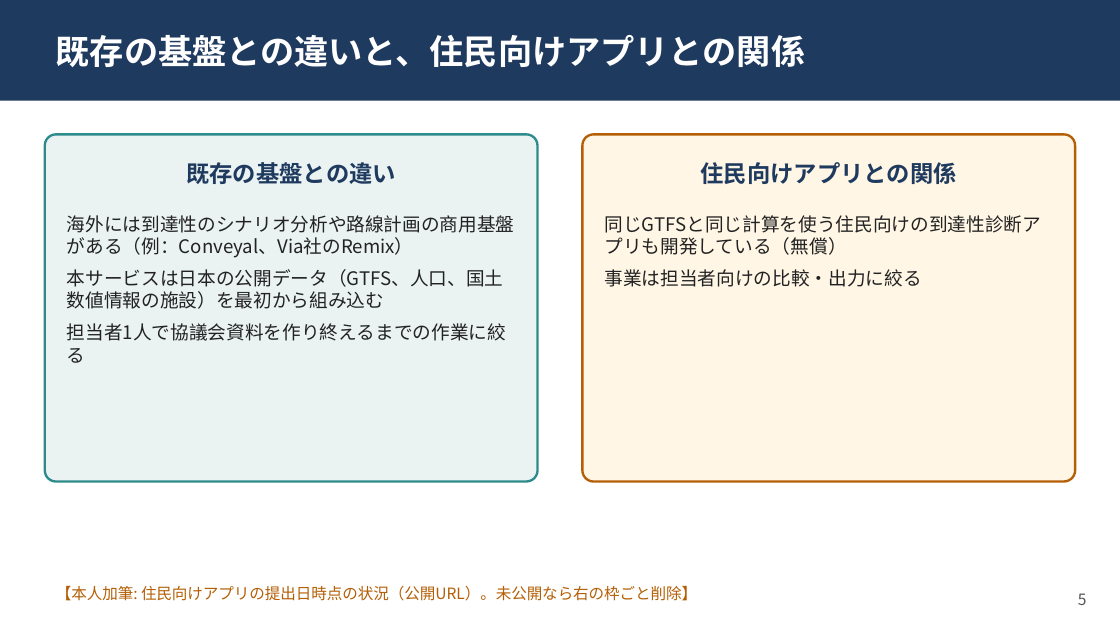
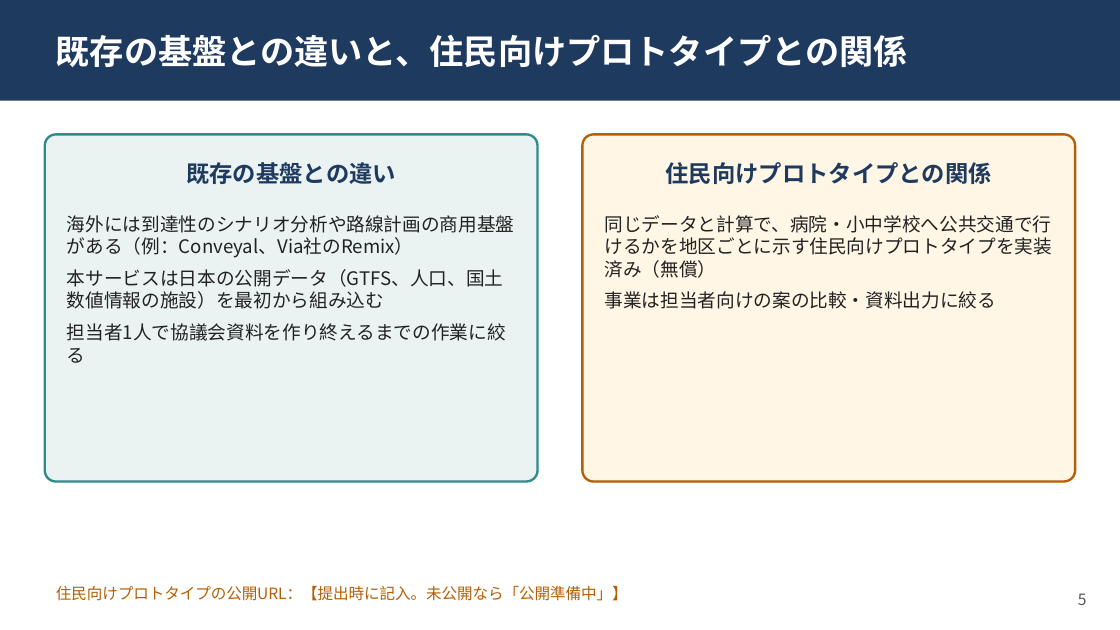
Before and after one commit to sota1111/geo-campaign-2026, a slide deck: slide 5 of contests/ichibiz-2026/submission/business/supplement/supplement.pptx. Drawn at 1120x630 pixels with LibreOffice and Linux fonts; fonts in the diff are those of the drawing. Boxes give left, top, right and bottom in pixels: in the first picture for what was removed or moved away, otherwise in the second. Text is boxed around its words. In the diff, an @@ line names an element or a change of style, - is before the commit and + after.

```diff
--- a/contests/ichibiz-2026/submission/business/supplement/supplement.pptx
+++ b/contests/ichibiz-2026/submission/business/supplement/supplement.pptx
@@ text at bbox=[56, 35, 908, 67]: text changed @@
-既存の基盤との違いと、住民向けアプリとの関係
+既存の基盤との違いと、住民向けプロトタイプとの関係
@@ text at bbox=[666, 162, 992, 184]: text changed @@
-住民向けアプリとの関係
+住民向けプロトタイプとの関係
@@ text at bbox=[605, 215, 1052, 309]: text changed @@
-同じGTFSと同じ計算を使う住民向けの到達性診断アプリも開発している（無償）
-事業は担当者向けの比較・出力に絞る
+同じデータと計算で、病院・小中学校へ公共交通で行けるかを地区ごとに示す住民向けプロトタイプを実装済み（無償）
+事業は担当者向けの案の比較・資料出力に絞る
@@ text at bbox=[56, 586, 628, 601]: text changed @@
-【本人加筆: 住民向けアプリの提出日時点の状況（公開URL）。未公開なら右の枠ごと削除】
+住民向けプロトタイプの公開URL：【提出時に記入。未公開なら「公開準備中」】
```
Also in this commit, not shown: 2 other slides changed, 18 other files.
